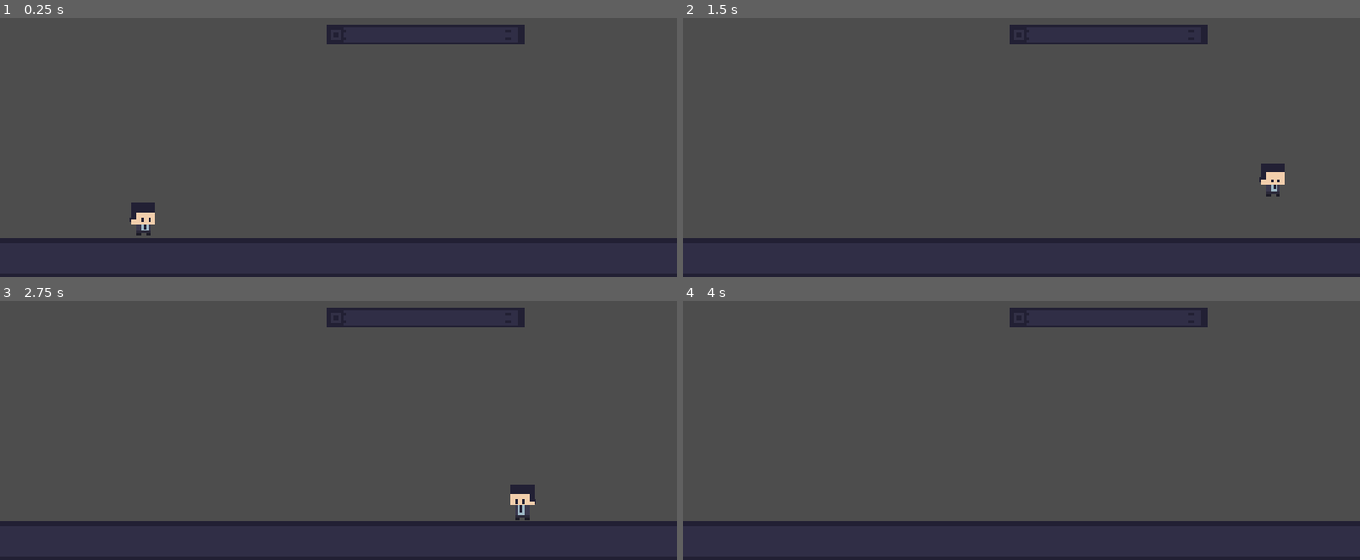
Above: before the commit, frames 1-4 (two rows, left to right).
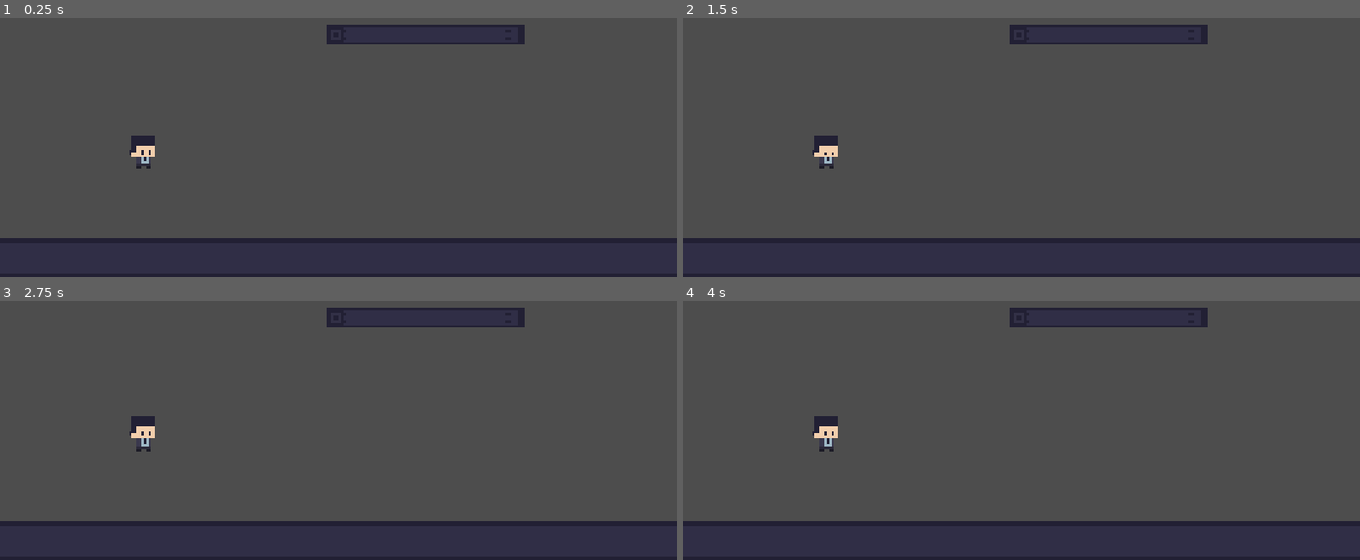
Above: after the commit, the same moments.

Repository: ChezM4ster/spin-to-win-jam
Game: Godot game, scene res://Scenes/testscene.tscn
Two runs of this game, one before a commit and one after it. Both use one fixed random seed, a clock stepped at 60 frames per second and the inputs below.
Inputs:
- Up to frame 1 (0.25 s): no input
- Up to frame 2 (1.5 s): tap Enter (Interact) at 0.5, 0.6 s; hold D (Move_Right) from 0.53 s (still down); tap W (Jump) at 0.77, 0.8, 1.07, 1.35 s
- Up to frame 3 (2.75 s): tap W (Jump) at 1.52, 1.82, 2.3 s; tap Enter (Interact) at 1.55, 2.1 s; tap Space at 2 s; release D (Move_Right) at 2.03 s; hold A (Move_Left) from 2.03 s (still down)
- Up to frame 4 (4 s): release A (Move_Left) at 2.78 s; hold D (Move_Right) from 2.78 s (still down); tap Right (Spin_CW) at 2.85 s; tap W (Jump) at 3.02, 3.32, 3.77, 3.8 s; tap Enter (Interact) at 3.05, 3.5 s; tap Left (Spin_CounterCW) at 3.6 s

The runs differ from the first frame. In frame 1, 0.7% of the frame differs, in the area x 19-23%, y 45-84%; in frame 2, 0.7%; in frame 3, 0.7%, in the area x 19-80%, y 44-85%; in frame 4, 0.4%.
Error after the commit: Parse Error: Could not find type "SpinnerObject" in the current scope. (res://Scripting/Player_Controller.gd:14)

Commit message:
Update Player_Controller.gd
I updated the player controller

Diff:
--- a/Scripting/Player_Controller.gd
+++ b/Scripting/Player_Controller.gd
@@ -9,6 +9,14 @@
 var was_on_floor = false
 var can_coyote_jump = false
 @onready var corporate_guy_sprite: AnimatedSprite2D = $AnimatedSprite2D
+
+#Shooting variables
+@export var currentSpinner: SpinnerObject
+@export var isSpinning: bool = false
+@export var projectileSpawnArea: Node2D
+@export var projectile: PackedScene
+@export var currentProjectile: SpinnerProjectile
+
 
 func _ready() -> void:
 	jump_buffer_timer = Timer.new()
@@ -23,14 +31,12 @@
 		if was_on_floor and velocity.y >= 0 :
 			can_coyote_jump = true
 			get_tree().create_timer(coyote_t).timeout.connect(func(): can_coyote_jump = false)
-	else:
-		if jump_pressed:
-			velocity.y = JUMP_VELOCITY
-			jump_pressed=false
-			jump_buffer_timer.stop()
+		else:
+			if jump_pressed:
+				velocity.y = JUMP_VELOCITY
+				jump_pressed=false
+				jump_buffer_timer.stop()
 
-	if Input.is_action_just_released("Jump") and velocity.y < 0:
-		velocity.y = JUMP_VELOCITY/40
 	if Input.is_action_just_pressed("Jump"):
 		if is_on_floor() or can_coyote_jump:
 			velocity.y = JUMP_VELOCITY
@@ -38,7 +44,8 @@
 		else:
 			jump_pressed = true
 			jump_buffer_timer.start(jump_buffer_t)
-
+	if Input.is_action_just_released("Jump") and velocity.y < 0:
+		velocity.y = JUMP_VELOCITY/4
 
 
 	var direction := Input.get_axis("Move_Left", "Move_Right")
@@ -49,8 +56,33 @@
 
 	if direction < 0 :
 		corporate_guy_sprite.flip_h = true
+		projectileSpawnArea.position.x = -7.0
 	if direction > 0 :
 		corporate_guy_sprite.flip_h = false
+		projectileSpawnArea.position.x = 7.0
 
-	was_on_floor = is_on_floor()
 	move_and_slide()
+
+		##anyspin section
+	if(Input.is_action_just_pressed("Interact")):
+		if(!isSpinning && currentProjectile == null):
+			var newProjectile := projectile.instantiate() as SpinnerProjectile
+			add_child(newProjectile)
+			currentProjectile = newProjectile
+			newProjectile.position = projectileSpawnArea.transform.get_origin()
+			newProjectile.spinnerHit.connect(_on_spinner_hit)
+			if(corporate_guy_sprite.flip_h == true): newProjectile.speed *= -1
+			return
+		elif(currentSpinner != null):
+			currentSpinner.canSpin = false
+			currentSpinner = null
+			isSpinning = false
+
+
+#region signal catcher
+func _on_spinner_hit(newSpinner: SpinnerObject) -> void:
+	currentSpinner = newSpinner
+	newSpinner.canSpin = true
+	isSpinning = true
+	pass
+#endregion
